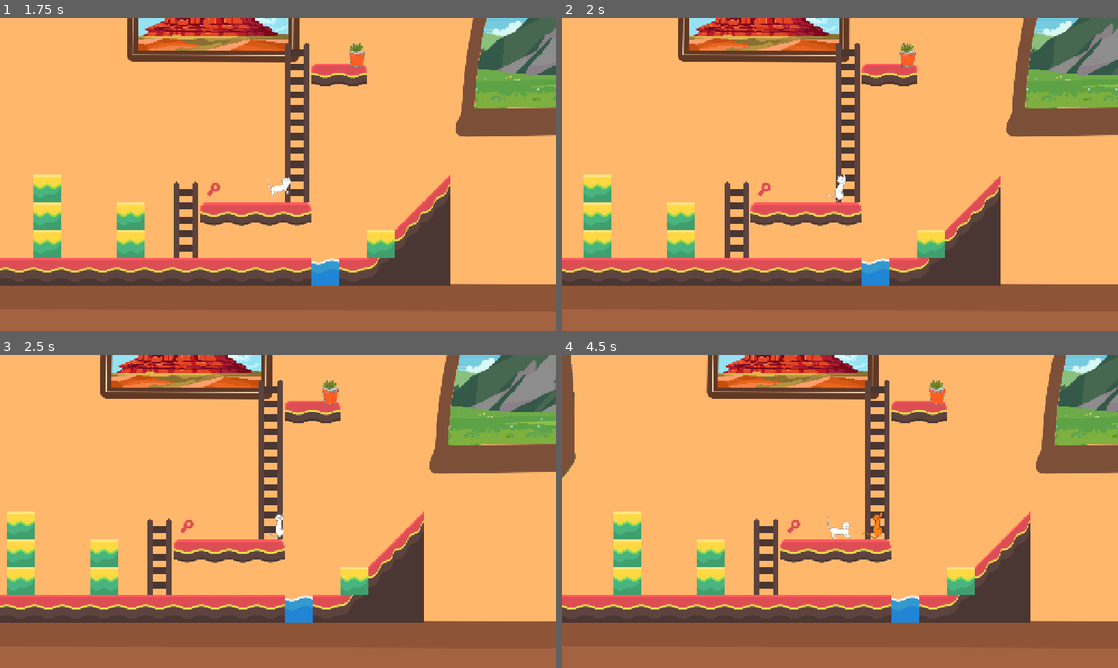
Above: before the commit, frames 1-4 (two rows, left to right).
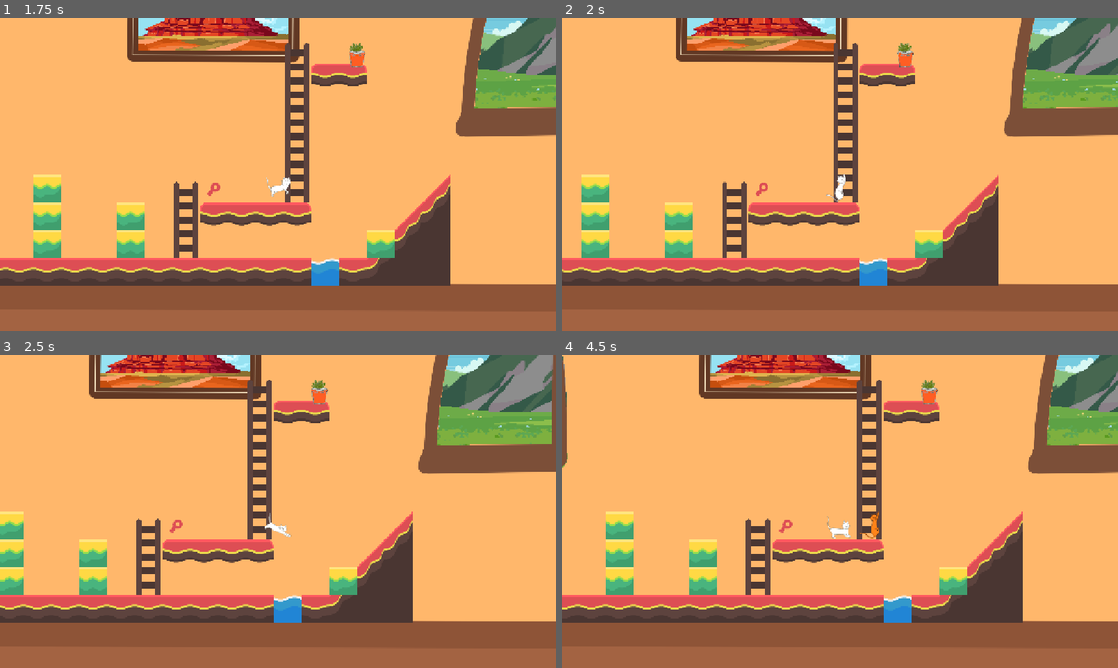
Above: after the commit, the same moments.

Repository: Fantasiel/GameJam25
Game: Godot game, scene res://scenes/menu.tscn
Two runs of this game, one before a commit and one after it. Both use one fixed random seed, a clock stepped at 60 frames per second and the inputs below.
Inputs:
- Up to frame 1 (1.75 s): click "Play" at 0.5 s; hold Right (move_right) from 1.28 s (still down); tap Delete (die) at 1.35 s; tap Space (jump) at 1.52 s
- Up to frame 2 (2 s): keep holding Right (move_right)
- Up to frame 3 (2.5 s): keep holding Right (move_right); tap F (interact) at 2.1 s; tap Space (jump) at 2.27 s
- Up to frame 4 (4.5 s): release Right (move_right) at 2.78 s; hold Left (move_left) 2.78-3.53 s; tap Ctrl (replay) at 2.85 s; hold Right (move_right) from 3.53 s (still down); tap Delete (die) at 3.6 s; tap Space (jump) at 3.77 s; tap F (interact) at 4.35 s

Frame 1 is identical in both runs. In frame 2, 4.8% of the frame differs, in the area x 0-100%, y 0-86%; in frame 3, 14%; in frame 4, 12%.

Commit message:
autoload looping music

Diff:
--- a/project.godot
+++ b/project.godot
@@ -14,6 +14,10 @@
 run/main_scene="uid://ckg2moxr7otwb"
 config/features=PackedStringArray("4.4", "GL Compatibility")
 config/icon="res://icon.svg"
+
+[autoload]
+
+Music="*res://scenes/music.tscn"
 
 [display]
 
--- a/scenes/cat/cat.gd
+++ b/scenes/cat/cat.gd
@@ -7,13 +7,11 @@
 const JUMP_VELOCITY_FACTOR_END = 2.1 # jump strength at the end of charging
 const JUMP_VELOCITY_CHARGE_DURATION = 0.75 * 1000.0 # time in ms it takes to charge the jump
 const JUMP_ANGLE_SIDEWARDS = 0.25 * PI # angle when jumping sidewards
-const CLIMB_SPEED = 70
+const CLIMB_SPEED = 100.0
 const FALLING_SPEED = 200.0
 const FALLING_BREAKING_SPEED = 1000.0
 const FALLING_VERTICAL_THRESHOLD = 1.0
 const SLAPPING_FORCE = 300
-
-
 
 # TODO: maybe need onready for $LadderRayCast2D and $AnimatedSprite2D
 # TODO: interact system: reset trigger resets what was interacted with (depends on thing)
--- /dev/null
+++ b/scenes/music.tscn
@@ -0,0 +1,9 @@
+[gd_scene load_steps=2 format=3 uid="uid://bcwkypculw2to"]
+
+[ext_resource type="AudioStream" uid="uid://dni13qoqmajnw" path="res://art/music/HoliznaCC0 - A Little Shade.mp3" id="1_05ggv"]
+
+[node name="Music" type="AudioStreamPlayer2D"]
+stream = ExtResource("1_05ggv")
+volume_db = -20.0
+autoplay = true
+parameters/looping = true
Not shown, added: art/music/HoliznaCC0 - A Little Shade.mp3.import
Not shown, added: art/music/HoliznaCC0 - Small Towns Smaller Lives.mp3.import
Not shown, added: art/music/HoliznaCC0 - A Little Shade.mp3
Not shown, added: art/music/HoliznaCC0 - Small Towns Smaller Lives.mp3
